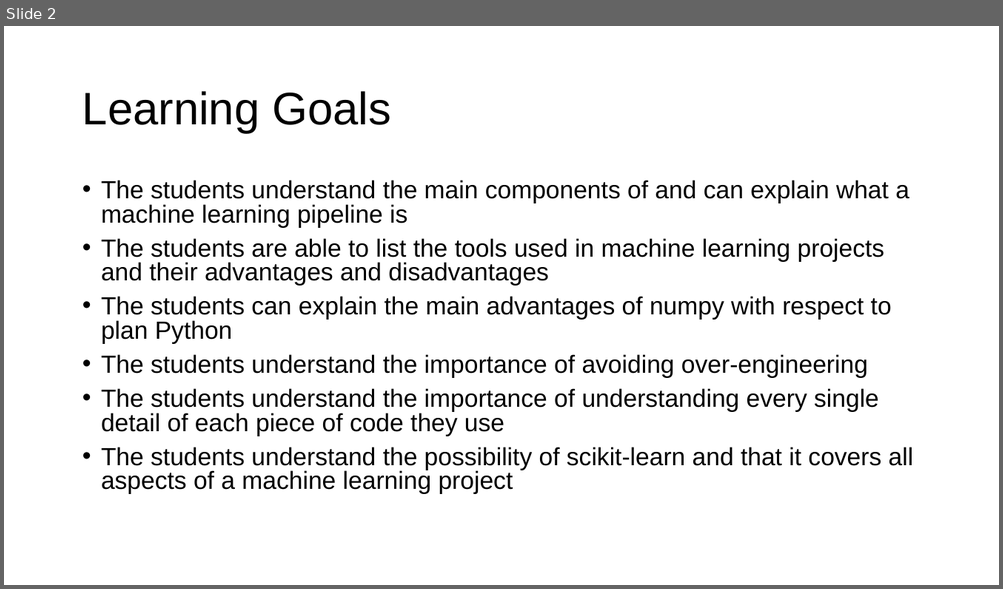
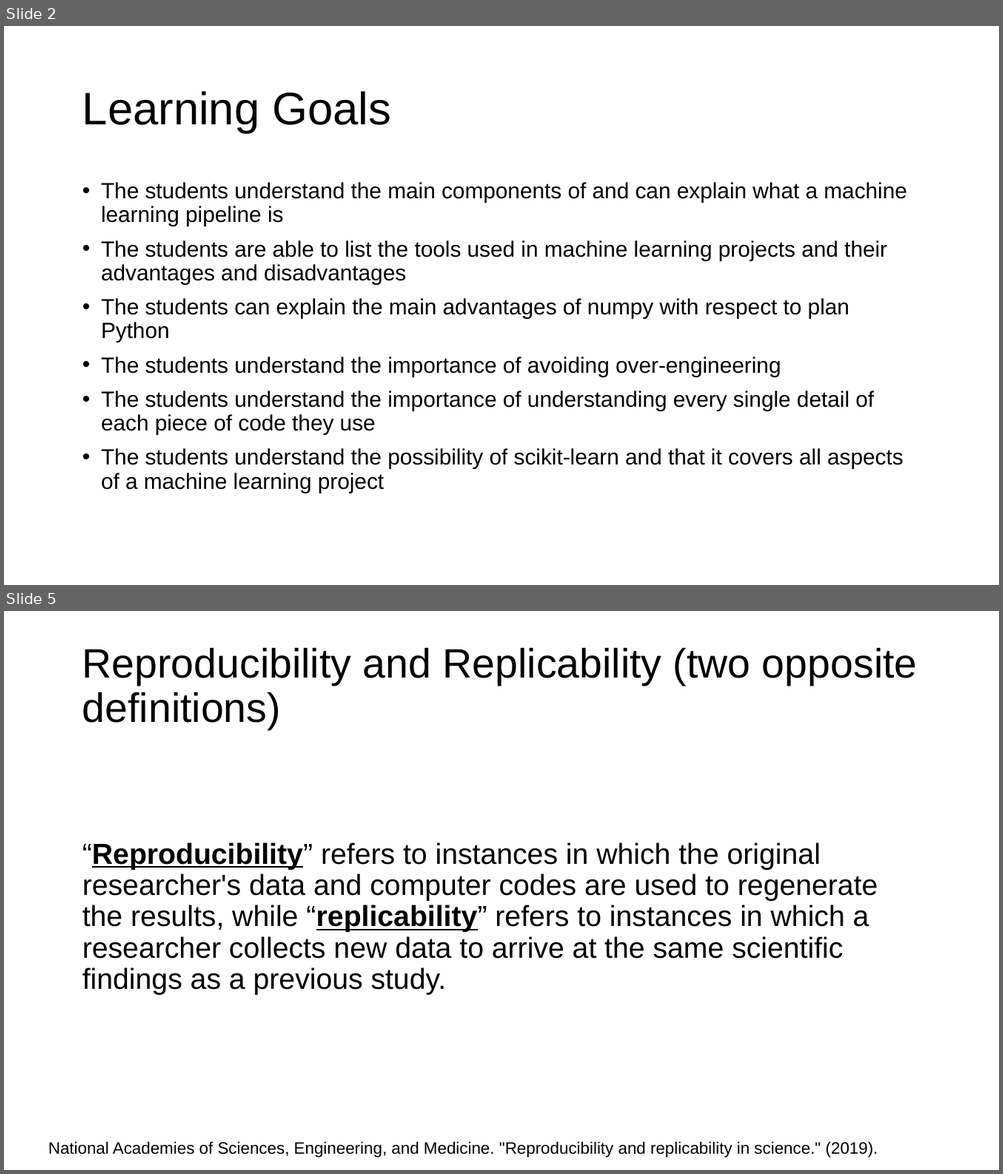
Before and after one commit to toelt-llc/MSCA-ITN-PARENT, a slide deck: DETERMINED2022/Python and scikit-learn/DETERMINED2022-toelt-Introduction Python and Scikit-learn.pptx. Shown one above the other, each under a label of ours: slide 2 before the commit, slides 2 and 5 after it; the slides between them are not shown. The pictures are 1003x589 and 1003x1174 pixels, drawn with LibreOffice and Linux fonts; fonts in the diff are those of the drawing; background and template pictures are left out. Boxes give left, top, right and bottom in pixels: in the first picture for what was removed or moved away, otherwise in the second. Text is boxed around its words. In the diff, an @@ line names an element or a change of style, - is before the commit and + after.

```diff
--- a/DETERMINED2022/Python and scikit-learn/DETERMINED2022-toelt-Introduction Python and Scikit-learn.pptx
+++ b/DETERMINED2022/Python and scikit-learn/DETERMINED2022-toelt-Introduction Python and Scikit-learn.pptx
@@ slide 5 added at box(4, 611, 999, 1170), background #FFFFFF @@
@@ title added at box(82, 647, 917, 730), 29.7 pt, text #000000 @@
+Reproducibility and Replicability (two opposite definitions)
@@ text added at box(82, 843, 878, 995), 21 pt, text #000000 @@
+“Reproducibility” refers to instances in which the original researcher's data and computer codes are used to regenerate the results, while “replicability” refers to instances in which a researcher collects new data to arrive at the same scientific findings as a previous study.
@@ text added at box(48, 1142, 878, 1158), 12 pt, text #000000 @@
+National Academies of Sciences, Engineering, and Medicine. "Reproducibility and replicability in science." (2019).
@@ slide 2 changed as well @@
@@ text "The students understand the main ..." at box(101, 182, 907, 493): size 18 to 16 pt; line spacing 0.8 to 0.9 @@
```
Also in this commit, not shown: 2 other slides changed, 32 other slides added, 3 slides removed, 1 other file.
